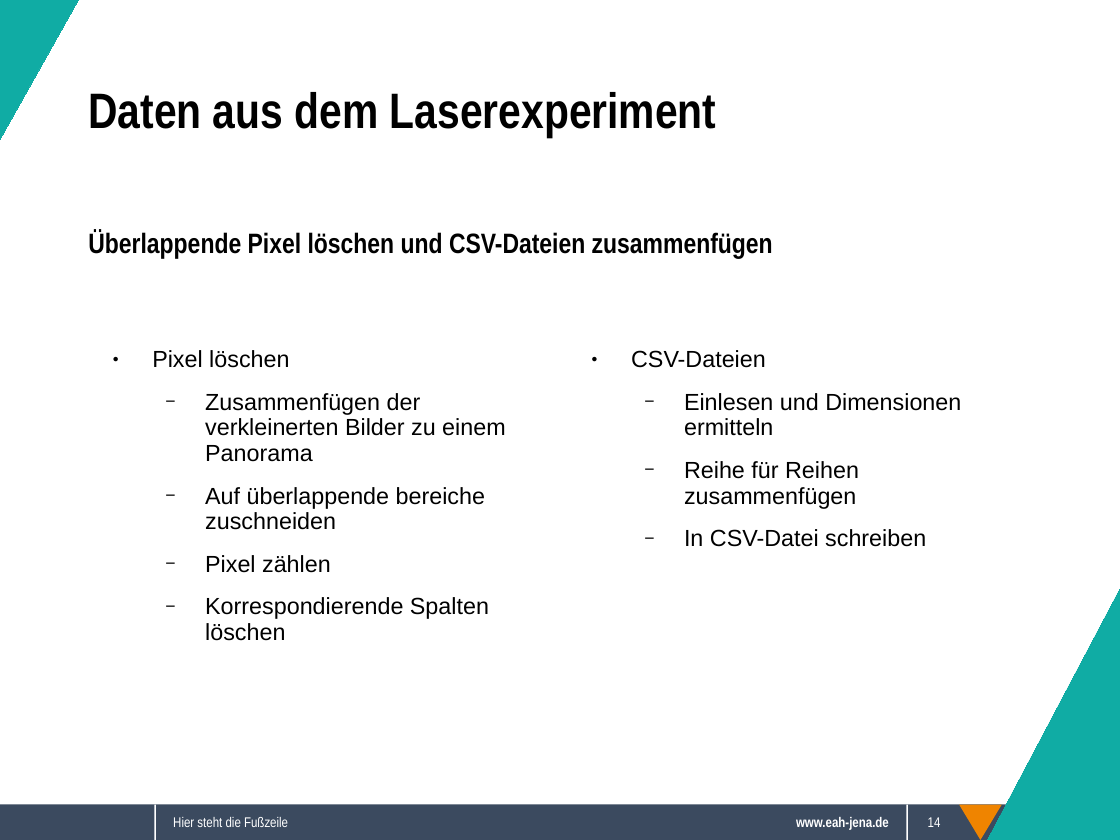
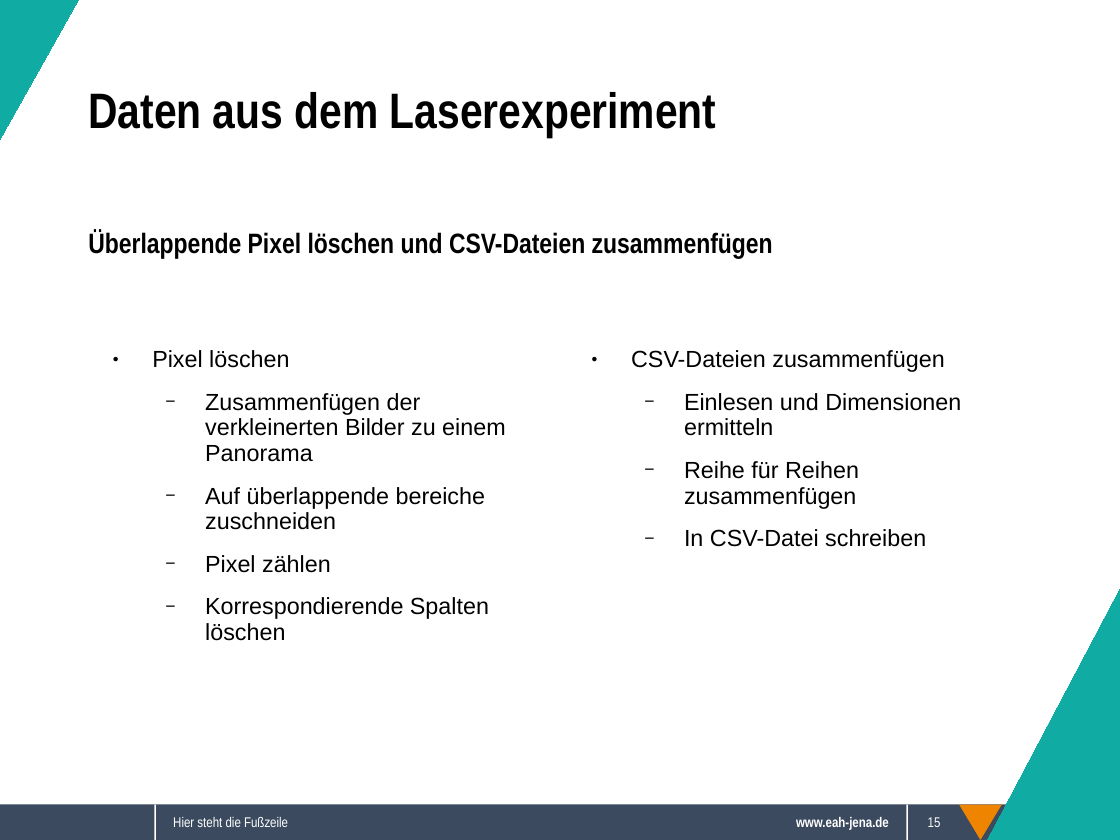
Before and after one commit to Sappy5053/Komplexpraktikum, a slide deck: slide 15 of Präsentation.odp (slide 14 before the commit). Drawn at 1120x840 pixels with LibreOffice and Linux fonts; fonts in the diff are those of the drawing; background and template pictures are left out. Boxes give left, top, right and bottom in pixels: in the first picture for what was removed or moved away, otherwise in the second. Text is boxed around its words. In the diff, an @@ line names an element or a change of style, - is before the commit and + after.

```diff
--- a/Präsentation.odp
+++ b/Präsentation.odp
@@ text at (x1=631, y1=350, x2=944, y2=372): text changed @@
-● CSV-Dateien
+● CSV-Dateien zusammenfügen
@@ page number at (x1=928, y1=817, x2=941, y2=827): text changed @@
-14
+15
```
Also in this commit, not shown: 9 other slides changed, 1 slide added, 2 other files.
